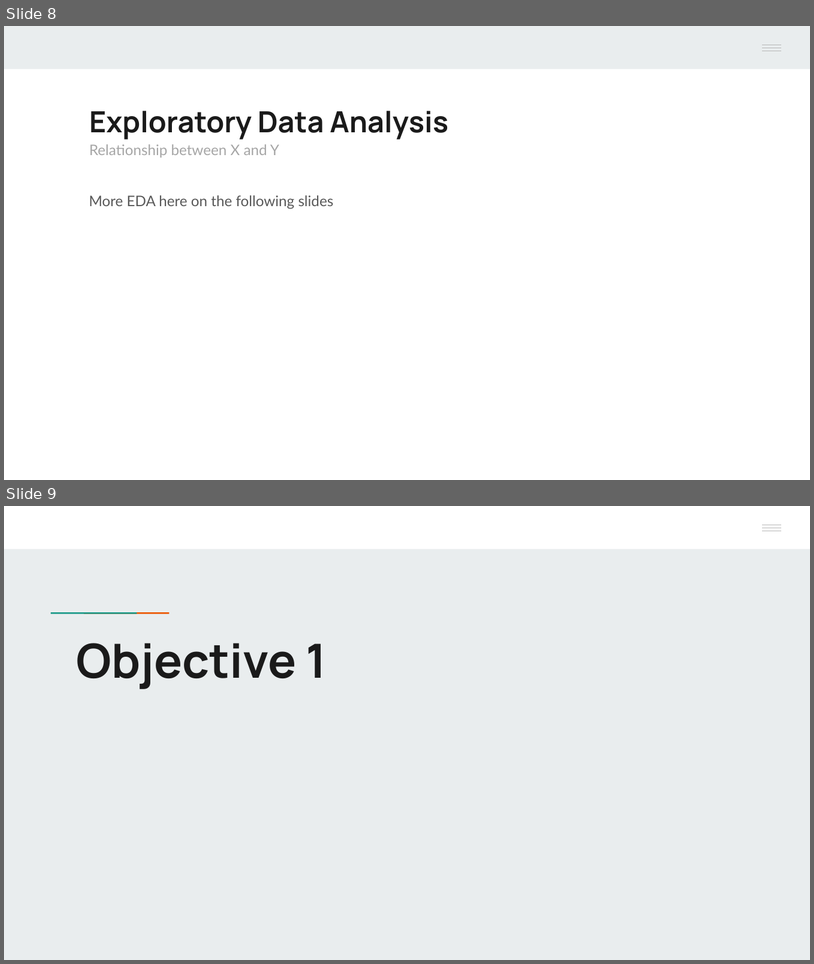
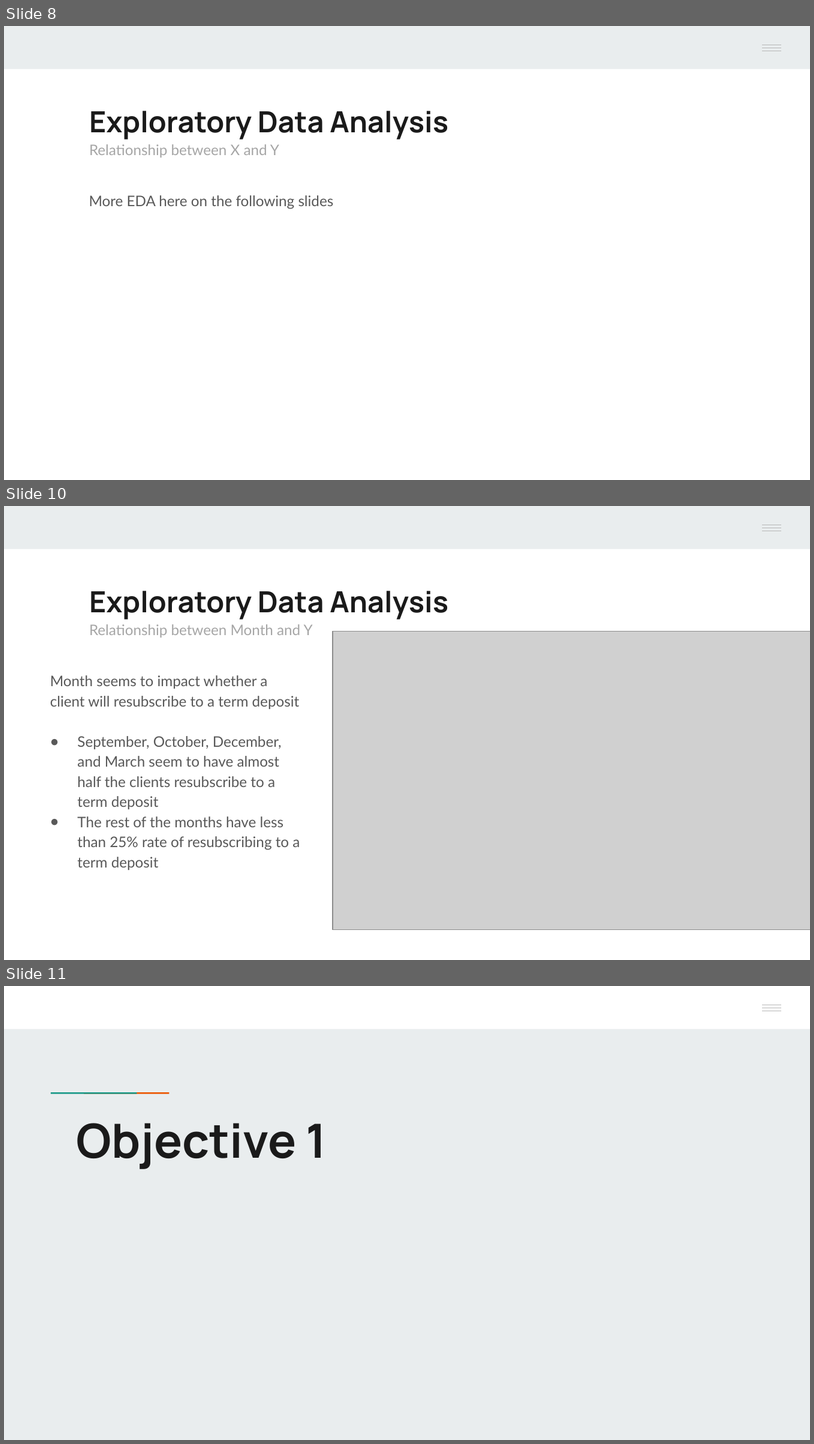
Before and after one commit to Mr-Chang95/Bank-Marketing-Analysis-Logistic-Regression, a slide deck: Project2_Chang_Craus_Yule.pptx. Shown one above the other, each under a label of ours: slides 8 and 9 before the commit, slides 8, 10 and 11 after it; the slides between them are not shown. The pictures are 814x964 and 814x1444 pixels, drawn with LibreOffice and Linux fonts; fonts in the diff are those of the drawing; grey boxes stand for pictures; background and template pictures are left out. Boxes give left, top, right and bottom in pixels: in the first picture for what was removed or moved away, otherwise in the second. Text is boxed around its words. In the diff, an @@ line names an element or a change of style, - is before the commit and + after.

Commit message:
Update EDA on Banking.Rmd and ppt slides

```diff
--- a/Project2_Chang_Craus_Yule.pptx
+++ b/Project2_Chang_Craus_Yule.pptx
@@ slide 10 added at [4,506,810,960], background #FFFFFF; not listed: 5 template elements that a slide beside it also shows @@
@@ text added at [89,591,449,637], 13 pt, text #A6A6A6 @@
+Exploratory Data Analysis
+Relationship between Month and Y
@@ picture added at [333,631,810,930] @@
@@ text added at [50,675,300,870], 13 pt, text #595959 @@
+Month seems to impact whether a client will resubscribe to a term deposit
+● September, October, December, and March seem to have almost half the clients resubscribe to a term deposit
+● The rest of the months have less than 25% rate of resubscribing to a term deposit
@@ what was slide 9 is now slide 11 @@
```
Also in this commit, not shown: 1 other slide added.
